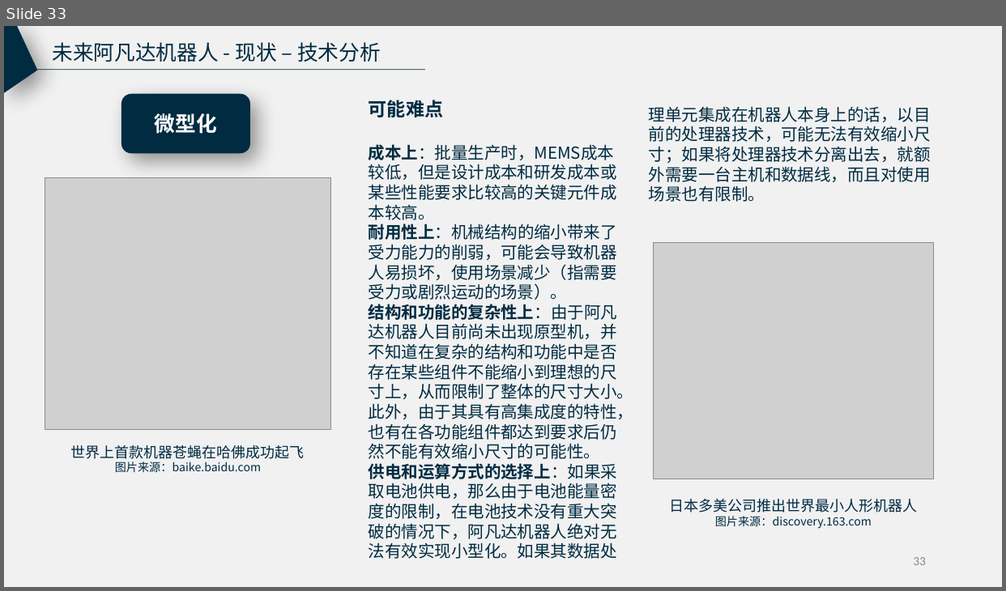
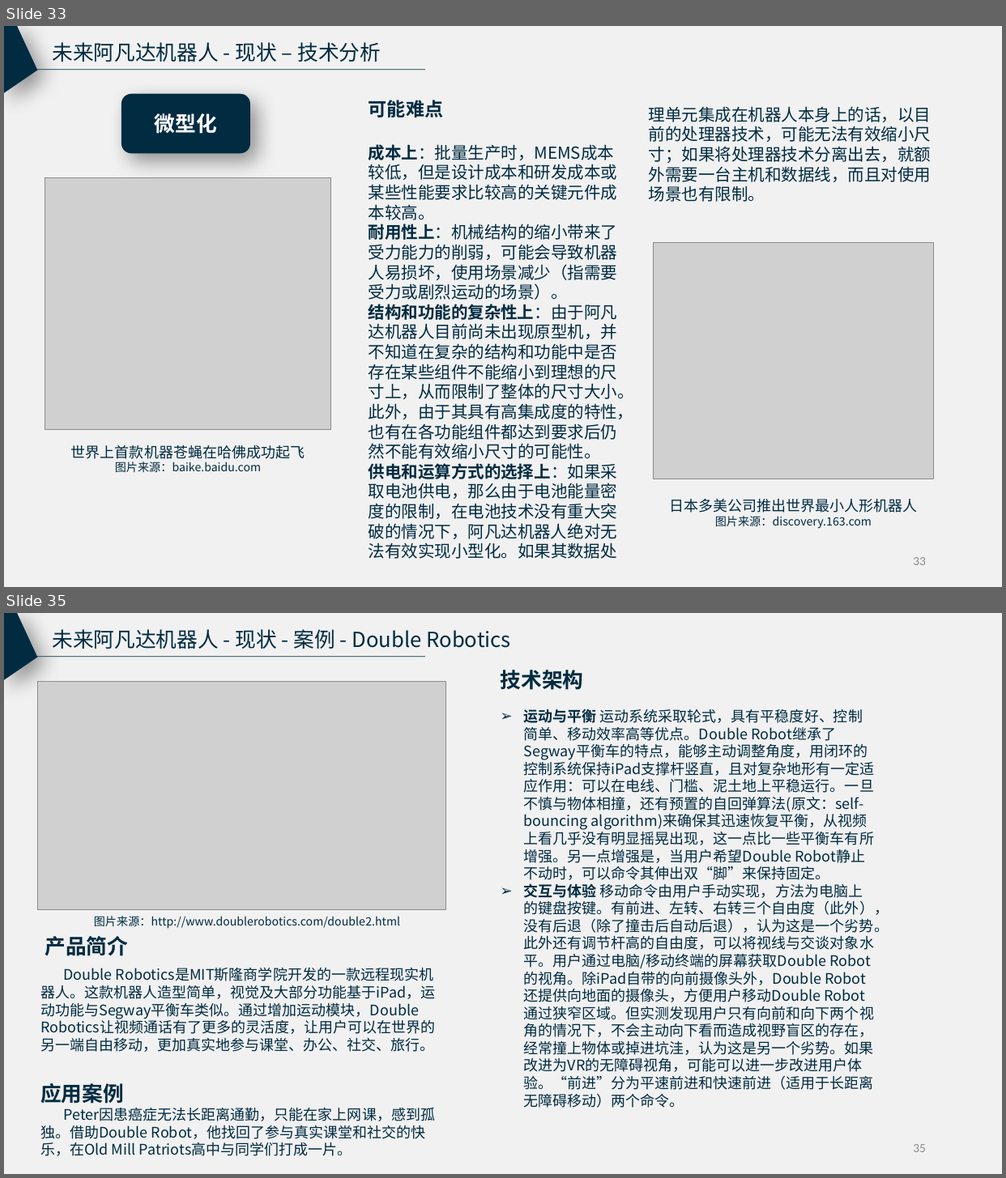
Before and after one commit to RunTimeError2/Avabot---Industry-Frontier, a slide deck: 未来阿凡达机器人_产业调研报告试验稿.pptx. Shown one above the other, each under a label of ours: slide 33 before the commit, slides 33 and 35 after it; the slides between them are not shown. The pictures are 1006x591 and 1006x1178 pixels, drawn with LibreOffice and Linux fonts; fonts in the diff are those of the drawing; grey boxes stand for pictures. Boxes give left, top, right and bottom in pixels: in the first picture for what was removed or moved away, otherwise in the second. Text is boxed around its words. In the diff, an @@ line names an element or a change of style, - is before the commit and + after.

```diff
--- a/未来阿凡达机器人_产业调研报告试验稿.pptx
+++ b/未来阿凡达机器人_产业调研报告试验稿.pptx
@@ slide 35 added at [4, 613, 1002, 1174], background #F1F1F1 @@
@@ freeform shape added at [4, 613, 38, 680], fill #002B41 @@
@@ text added at [52, 629, 510, 649], 20 pt, text #002B41 @@
+未来阿凡达机器人 - 现状 - 案例 - Double Robotics
@@ line added from (20, 657) to (425, 657), #002B41 0.63 pt @@
@@ picture added at [38, 681, 446, 910] @@
@@ text added at [501, 670, 584, 690], 20 pt, text #002B41, bold @@
+技术架构
@@ text added at [524, 709, 889, 1108], 14 pt, text #002B41 @@
+➢ 运动与平衡 运动系统采取轮式，具有平稳度好、控制简单、移动效率高等优点。Double Robot继承了Segway平衡车的特点，能够主动调整角度，用闭环的控制系统保持iPad支撑杆竖直，且对复杂地形有一定适应作用：可以在电线、门槛、泥土地上平稳运行。一旦不慎与物体相撞，还有预置的自回弹算法(原文：self-bouncing algorithm)来确保其迅速恢复平衡，从视频上看几乎没有明显摇晃出现，这一点比一些平衡车有所增强。另一点增强是，当用户希望Double Robot静止不动时，可以命令其伸出双“脚”来保持固定。
+➢ 交互与体验 移动命令由用户手动实现，方法为电脑上的键盘按键。有前进、左转、右转三个自由度（此外），没有后退（除了撞击后自动后退），认为这是一个劣势。此外还有调节杆高的自由度，可以将视线与交谈对象水平。用户通过电脑/移动终端的屏幕获取Double Robot的视角。除iPad自带的向前摄像头外，Double Robot还提供向地面的摄像头，方便用户移动Double Robot通过狭窄区域。但实测发现用户只有向前和向下两个视角的情况下，不会主动向下看而造成视野盲区的存在，经常撞上物体或掉进坑洼，认为这是另一个劣势。如果改进为VR的无障碍视角，可能可以进一步改进用户体验。“前进”分为平速前进和快速前进（适用于长距离无障碍移动）两个命令。
@@ text added at [94, 916, 400, 929], 11 pt, text #002B41 @@
+图片来源：http://www.doublerobotics.com/double2.html
@@ text added at [44, 936, 128, 956], 20 pt, text #002B41, bold @@
+产品简介
@@ text added at [40, 968, 436, 1052], 14 pt, text #002B41 @@
+Double Robotics是MIT斯隆商学院开发的一款远程现实机器人。这款机器人造型简单，视觉及大部分功能基于iPad，运动功能与Segway平衡车类似。通过增加运动模块，Double Robotics让视频通话有了更多的灵活度，让用户可以在世界的另一端自由移动，更加真实地参与课堂、办公、社交、旅行。
@@ text added at [40, 1084, 435, 1157], 14 pt, text #002B41 @@
+应用案例
+Peter因患癌症无法长距离通勤，只能在家上网课，感到孤独。借助Double Robot，他找回了参与真实课堂和社交的快乐，在Old Mill Patriots高中与同学们打成一片。
@@ page number added at [913, 1144, 926, 1152], 12 pt, text #8C8C8C @@
+35
```
Also in this commit, not shown: 3 slides changed, 6 other slides added, 4 slides removed.
